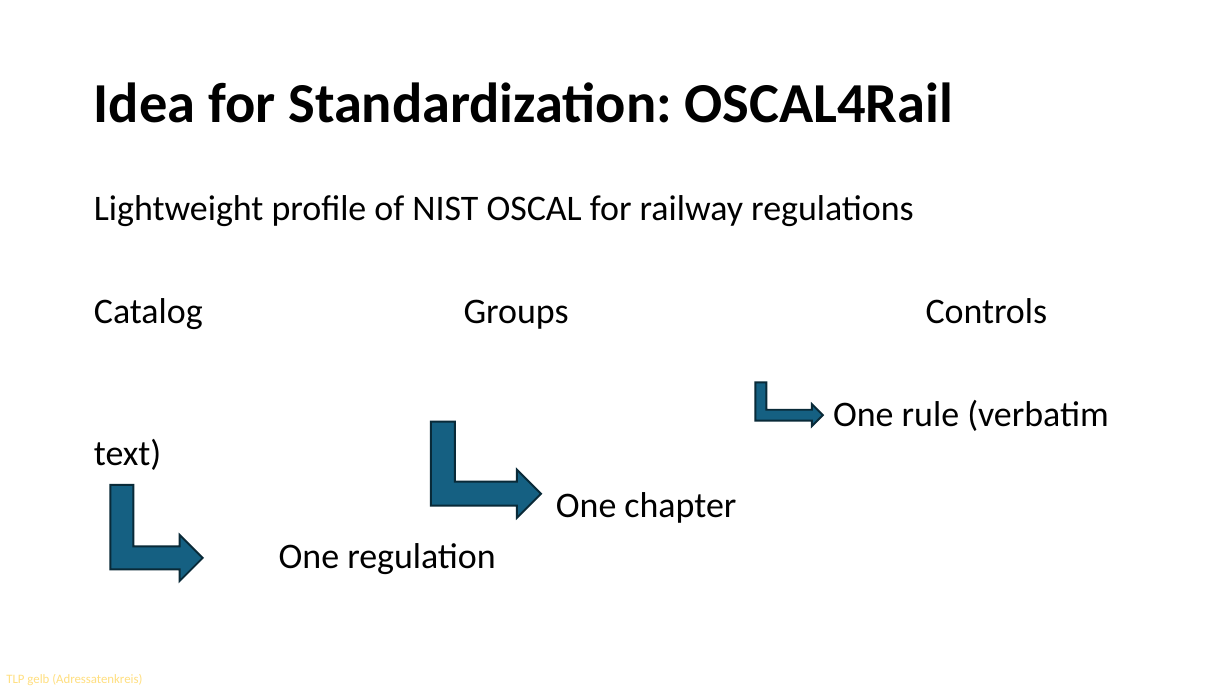
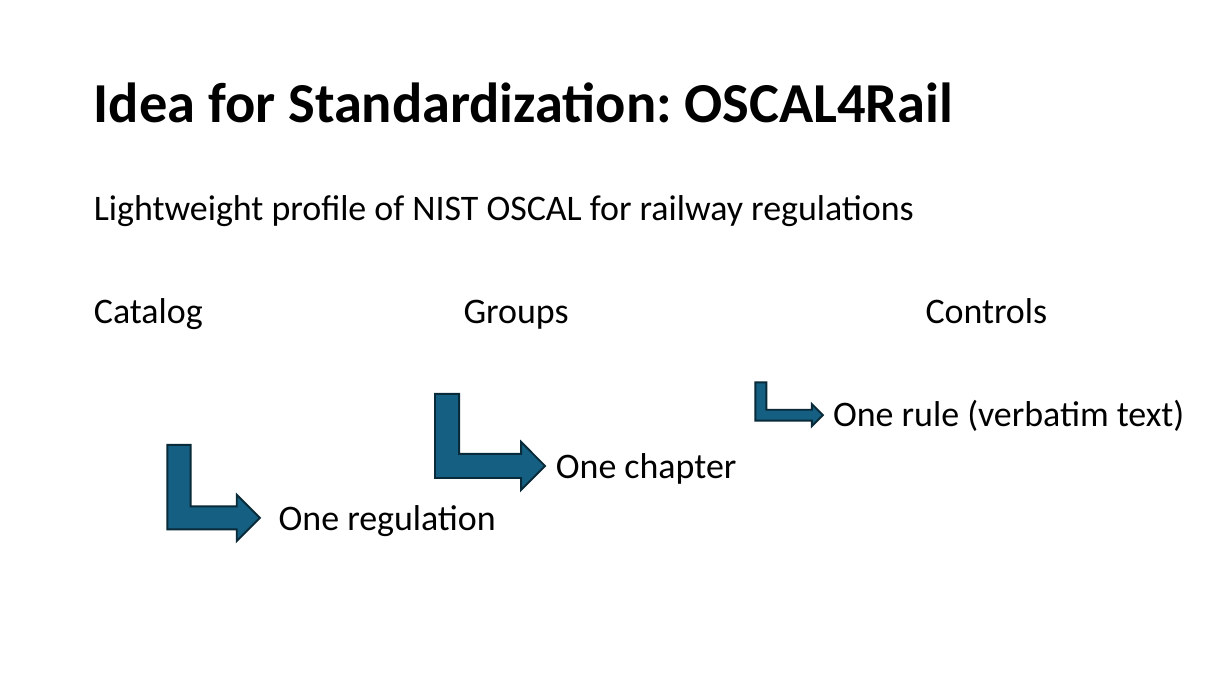
Before and after one commit to OpenRail-Playground/A38, a slide deck: slide 4 of whomakestherules/A38_H4R2026_Ch7.pptx. Drawn at 1232x693 pixels with LibreOffice and Linux fonts; fonts in the diff are those of the drawing; background and template pictures are left out. Boxes give left, top, right and bottom in pixels: in the first picture for what was removed or moved away, otherwise in the second. Text is boxed around its words. In the diff, an @@ line names an element or a change of style, - is before the commit and + after.

```diff
--- a/whomakestherules/A38_H4R2026_Ch7.pptx
+++ b/whomakestherules/A38_H4R2026_Ch7.pptx
@@ text "Lightweight profile of NIST OSCAL ..." rewrapped from <box>94,195,1108,574</box> to <box>94,195,1184,536</box> @@
@@ bent up arrow: place and size @@
-bent up arrow at <box>431,422,541,518</box>
+bent up arrow at <box>435,394,545,490</box>
@@ bent up arrow: place and size @@
-bent up arrow at <box>110,485,202,581</box>
+bent up arrow at <box>167,445,260,541</box>
@@ text removed at <box>6,674,142,685</box> @@
-TLP gelb (Adressatenkreis)
```
Also in this commit, not shown: 8 other slides changed.
